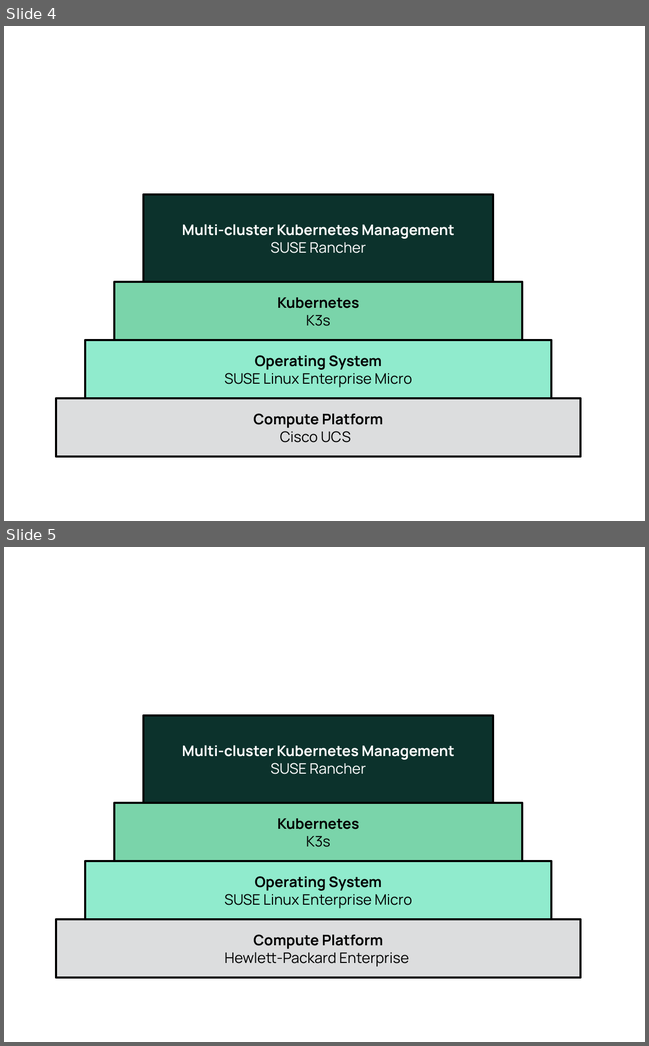
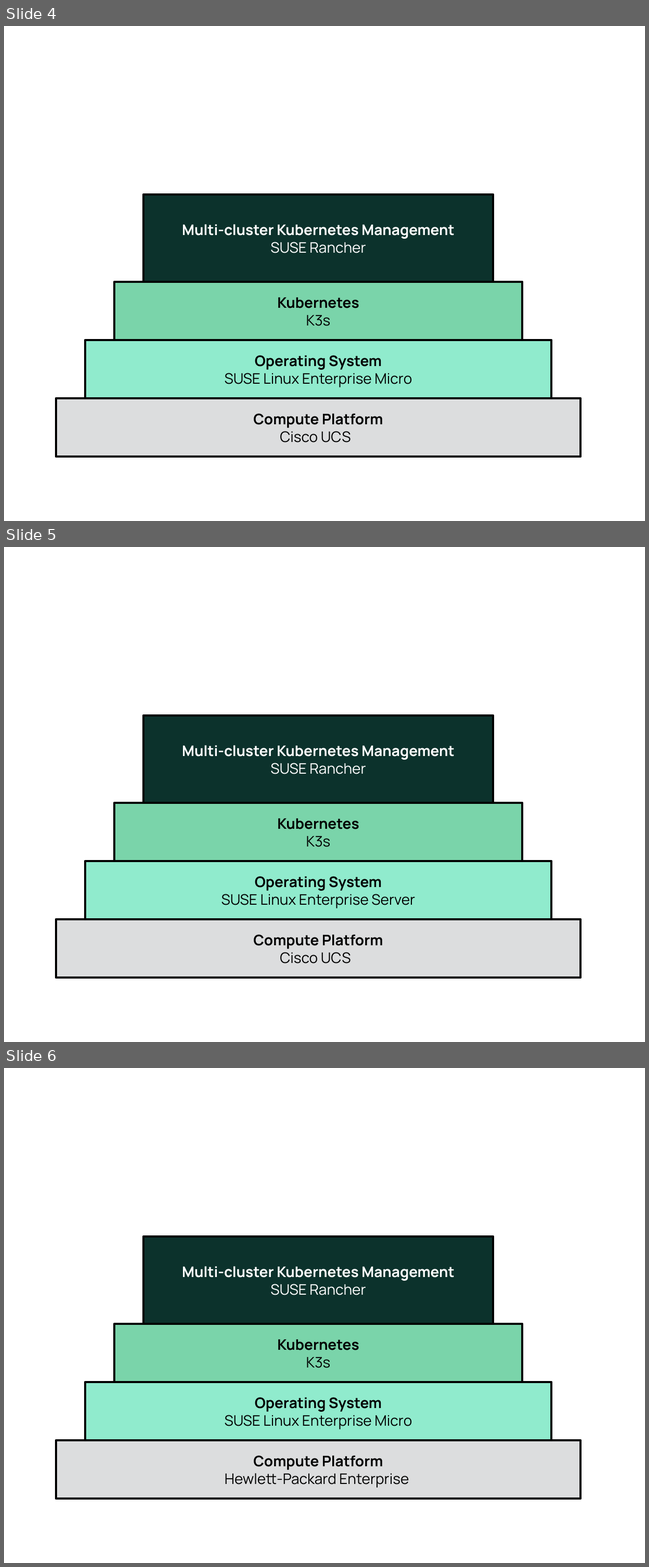
Before and after one commit to gogbac/RancherDocsRep1, a slide deck: media/src/Figure-Source.odp. Shown one above the other, each under a label of ours: slides 4 and 5 before the commit, slides 4, 5 and 6 after it. The pictures are 649x1046 and 649x1567 pixels, drawn with LibreOffice and Linux fonts; fonts in the diff are those of the drawing. Boxes give left, top, right and bottom in pixels: in the first picture for what was removed or moved away, otherwise in the second. Text is boxed around its words. In the diff, an @@ line names an element or a change of style, - is before the commit and + after.

```diff
--- a/media/src/Figure-Source.odp
+++ b/media/src/Figure-Source.odp
@@ slide 5 added at (x1=4, y1=547, x2=645, y2=1042), background #FFFFFF @@
@@ rectangle added at (x1=143, y1=715, x2=493, y2=803), fill #0C322C, outline #000000 2.89 pt, 18 pt, text #FFFFFF, bold @@
+Multi-cluster Kubernetes Management
+SUSE Rancher
@@ rectangle added at (x1=114, y1=803, x2=522, y2=861), fill #7AD4AA, outline #000000 2.89 pt, 18 pt, text #000000, bold @@
+Kubernetes
+K3s
@@ rectangle added at (x1=85, y1=861, x2=551, y2=919), fill #90EBCD, outline #000000 2.89 pt, 18 pt, text #000000 @@
+Operating System
+SUSE Linux Enterprise Server
@@ rectangle added at (x1=56, y1=919, x2=580, y2=978), fill #DCDDDE, outline #000000 2.89 pt, 18 pt, text #000000, bold @@
+Compute Platform
+Cisco UCS
@@ what was slide 5 is now slide 6 @@
```
Also in this commit, not shown: 22 other files.
